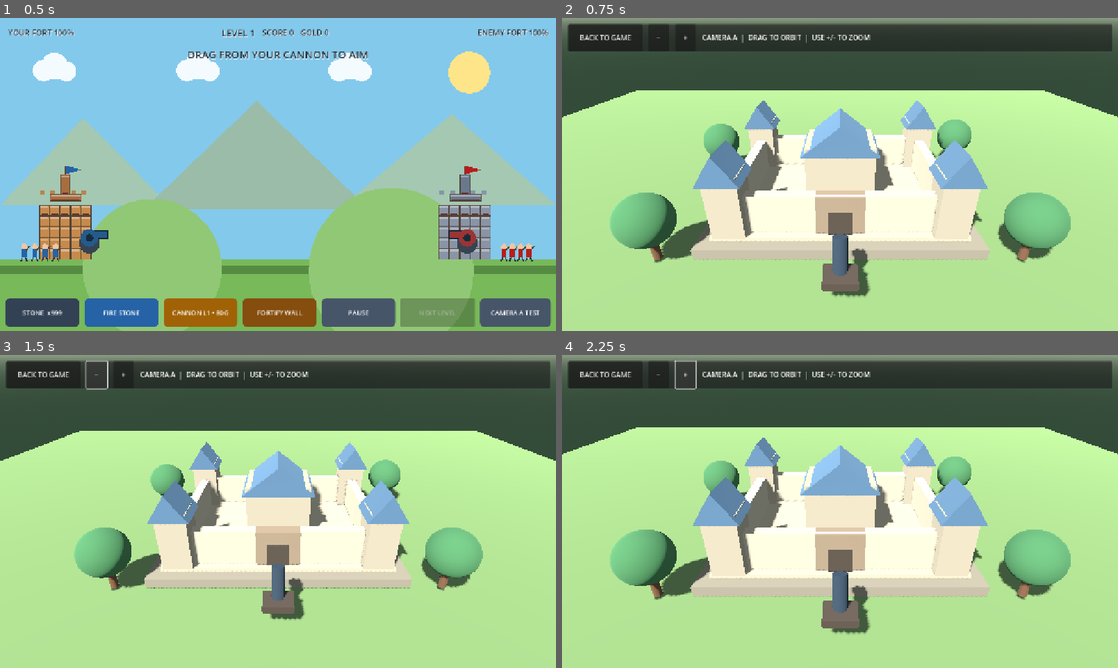
Above: before the commit, frames 1-4 (two rows, left to right).
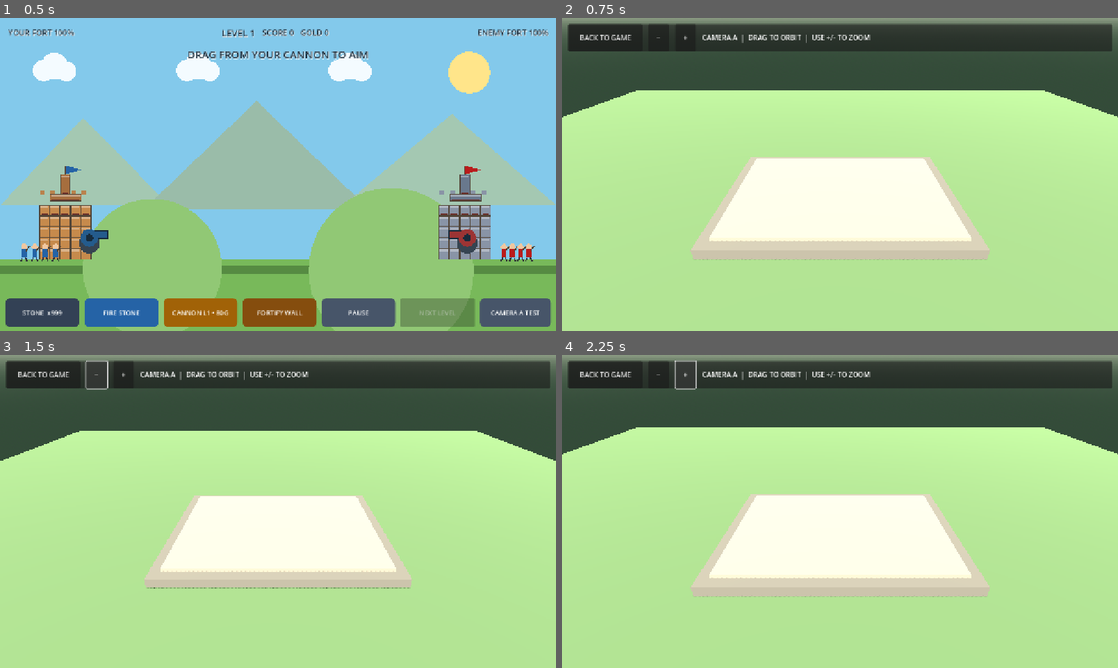
Above: after the commit, the same moments.

Repository: mahdialloui01-art/Loup-Garou-Game
Game: Godot game, scene res://scenes/main.tscn
Same seed, same stepped clock (60 frames per second), same inputs: the game is played once before the commit and once after it.
Inputs:
- Up to frame 1 (0.5 s): no input
- Up to frame 2 (0.75 s): click "CAMERA A TEST" at 0.5 s
- Up to frame 3 (1.5 s): click "−" at 1.25 s
- Up to frame 4 (2.25 s): click "+" at 2 s

Frame 1 is identical in both runs. In frame 2, 19% of the frame differs, in the area x 8-92%, y 26-90%; in frame 3, 15%; in frame 4, 19%.

Commit message:
Build camera A preview with Kenney 3D castle models and UI textures

Diff:
--- a/CastleDestroyer/scripts/camera_a_preview.gd
+++ b/CastleDestroyer/scripts/camera_a_preview.gd
@@ -60,34 +60,57 @@
 	add_child(camera)
 
 func _build_castle() -> void:
-	# Raised stone platform and a compact, readable fortress silhouette.
+	# Raised foundation remains procedural; all visible fortress art is Kenney GLB.
 	_add_box(Vector3(0.0, 0.15, 0.0), Vector3(13.0, 0.5, 10.0), Color("#8b806c"))
 	_add_box(Vector3(0.0, 0.48, 0.0), Vector3(11.8, 0.18, 8.8), Color("#b6a58a"))
-
-	var wall_color := Color("#b9aa91")
-	_add_box(Vector3(0.0, 1.45, -3.65), Vector3(10.5, 2.0, 0.55), wall_color)
-	_add_box(Vector3(0.0, 1.45, 3.65), Vector3(10.5, 2.0, 0.55), wall_color)
-	_add_box(Vector3(-5.0, 1.45, 0.0), Vector3(0.55, 2.0, 7.0), wall_color)
-	_add_box(Vector3(5.0, 1.45, 0.0), Vector3(0.55, 2.0, 7.0), wall_color)
-
-	for x in [-5.0, 5.0]:
-		for z in [-3.65, 3.65]:
-			_add_tower(Vector3(x, 0.5, z))
-
-	# Inner keep, roof and gatehouse.
-	_add_box(Vector3(0.0, 2.0, -0.2), Vector3(3.6, 3.2, 3.0), Color("#a99a82"))
-	_add_roof(Vector3(0.0, 4.0, -0.2), Vector3(4.0, 1.6, 3.4), Color("#536d83"))
-	_add_box(Vector3(0.0, 1.45, 3.7), Vector3(2.2, 2.0, 0.7), Color("#8e7961"))
-	_add_box(Vector3(0.0, 1.1, 4.08), Vector3(1.1, 1.3, 0.08), Color("#493d32"))
-
-	# Low-detail siege cannon in the foreground to establish the player's view.
-	_add_box(Vector3(0.0, 0.9, 7.0), Vector3(1.3, 0.35, 1.0), Color("#493c31"))
-	_add_cylinder(Vector3(0.0, 1.45, 6.7), 0.28, 1.8, Color("#303b45"), Vector3(-18.0, 0.0, 0.0))
-
-	# Sparse trees outside the fort give scale without hiding the walls.
-	for p in [Vector3(-8.0, 0.0, -4.0), Vector3(8.0, 0.0, -5.0), Vector3(-8.0, 0.0, 5.0), Vector3(8.0, 0.0, 5.0)]:
-		_add_cylinder(p + Vector3(0.0, 0.8, 0.0), 0.18, 1.6, Color("#6b4a32"))
-		_add_sphere(p + Vector3(0.0, 2.0, 0.0), 1.15, Color("#47764a"))
+	var wall_y := 0.57
+
+	# Modular perimeter walls with a real doorway on the siege-facing side.
+	for x in range(-4, 5):
+		_add_kenney_model("models/wall.glb", Vector3(float(x), wall_y, -3.5))
+		_add_kenney_model("models/wall.glb", Vector3(float(x), wall_y, 3.5))
+	for z in range(-2, 3):
+		_add_kenney_model("models/wall.glb", Vector3(-4.5, wall_y, float(z)), Vector3.ONE, 90.0)
+		_add_kenney_model("models/wall.glb", Vector3(4.5, wall_y, float(z)), Vector3.ONE, 90.0)
+	for x in [-4.5, 4.5]:
+		for z in [-3.5, 3.5]:
+			_add_kenney_model("models/wall-corner.glb", Vector3(x, wall_y, z))
+
+	# Four fortified towers, assembled from the Castle Kit tower and roof pieces.
+	for x in [-4.8, 4.8]:
+		for z in [-3.8, 3.8]:
+			_add_kenney_model("models/tower-square.glb", Vector3(x, wall_y, z), Vector3(1.45, 1.55, 1.45))
+			_add_kenney_model("models/tower-square-roof.glb", Vector3(x, wall_y + 1.25, z), Vector3(1.35, 0.72, 1.35))
+			_add_kenney_model("models/flag.glb", Vector3(x, wall_y + 2.8, z), Vector3(1.2, 1.2, 1.2))
+
+	_add_kenney_model("models/wall-doorway.glb", Vector3(0.0, wall_y, 3.5))
+	_add_kenney_model("models/gate.glb", Vector3(0.0, wall_y + 0.05, 3.78), Vector3(1.0, 1.0, 1.0))
+
+	# Keep and roof give the fortress a recognizable central landmark.
+	_add_kenney_model("models/tower-square.glb", Vector3(0.0, wall_y, -0.35), Vector3(2.65, 2.7, 2.65))
+	_add_kenney_model("models/tower-square-roof.glb", Vector3(0.0, wall_y + 2.55, -0.35), Vector3(2.45, 1.05, 2.45))
+
+	# Siege catapult and environmental props are also real Kenney assets.
+	_add_kenney_model("models/siege-catapult.glb", Vector3(0.0, 0.46, 7.0), Vector3(1.45, 1.45, 1.45), 180.0)
+	for p in [Vector3(-8.0, 0.0, -4.5), Vector3(8.0, 0.0, -4.5), Vector3(-8.0, 0.0, 5.0), Vector3(8.0, 0.0, 5.0)]:
+		_add_kenney_model("models/tree-large.glb", p, Vector3(2.0, 2.0, 2.0))
+	for p in [Vector3(-6.5, 0.45, 0.0), Vector3(6.5, 0.45, 1.0)]:
+		_add_kenney_model("models/rocks-large.glb", p, Vector3(1.5, 1.5, 1.5))
+
+func _add_kenney_model(relative_path: String, pos: Vector3, scale_value := Vector3.ONE, yaw_degrees := 0.0) -> void:
+	var resource_path := "res://assets/vendor/kenney-runtime/" + relative_path
+	var packed := load(resource_path) as PackedScene
+	if packed == null:
+		push_warning("Missing Kenney model: " + resource_path)
+		return
+	var instance := packed.instantiate() as Node3D
+	if instance == null:
+		push_warning("Kenney model is not a Node3D scene: " + resource_path)
+		return
+	instance.position = pos
+	instance.scale = scale_value
+	instance.rotation.y = deg_to_rad(yaw_degrees)
+	add_child(instance)
 
 func _add_tower(base: Vector3) -> void:
 	_add_box(base + Vector3(0.0, 1.55, 0.0), Vector3(1.5, 3.1, 1.5), Color("#a99a82"))
@@ -159,22 +182,49 @@
 	back.text = "BACK TO GAME"
 	back.custom_minimum_size = Vector2(170.0, 42.0)
 	back.pressed.connect(_return_to_game)
+	_apply_kenney_button(back, Color("#244e70"))
 	row.add_child(back)
 	var zoom_out := Button.new()
 	zoom_out.text = "−"
 	zoom_out.custom_minimum_size = Vector2(48.0, 42.0)
 	zoom_out.pressed.connect(func(): _zoom(1.5))
+	_apply_kenney_button(zoom_out, Color("#315c78"))
 	row.add_child(zoom_out)
 	var zoom_in := Button.new()
 	zoom_in.text = "+"
 	zoom_in.custom_minimum_size = Vector2(48.0, 42.0)
 	zoom_in.pressed.connect(func(): _zoom(-1.5))
+	_apply_kenney_button(zoom_in, Color("#315c78"))
 	row.add_child(zoom_in)
 	hint_label = Label.new()
 	hint_label.text = "CAMERA A  |  DRAG TO ORBIT  |  USE +/- TO ZOOM"
 	hint_label.size_flags_horizontal = Control.SIZE_EXPAND_FILL
 	hint_label.vertical_alignment = VERTICAL_ALIGNMENT_CENTER
 	row.add_child(hint_label)
+
+func _apply_kenney_button(button: Button, tint: Color) -> void:
+	var normal_texture := load("res://assets/vendor/kenney-runtime/ui/button_rectangle_depth_flat.png") as Texture2D
+	var hover_texture := load("res://assets/vendor/kenney-runtime/ui/button_rectangle_depth_gloss.png") as Texture2D
+	var pressed_texture := load("res://assets/vendor/kenney-runtime/ui/button_rectangle_depth_border.png") as Texture2D
+	if normal_texture == null or hover_texture == null or pressed_texture == null:
+		return
+	for entry in [
+		{"name": "normal", "texture": normal_texture, "tint": tint},
+		{"name": "hover", "texture": hover_texture, "tint": tint.lightened(0.12)},
+		{"name": "pressed", "texture": pressed_texture, "tint": tint.darkened(0.12)}
+	]:
+		var style := StyleBoxTexture.new()
+		style.texture = entry["texture"]
+		style.modulate_color = entry["tint"]
+		style.texture_margin_left = 16.0
+		style.texture_margin_right = 16.0
+		style.texture_margin_top = 12.0
+		style.texture_margin_bottom = 12.0
+		style.content_margin_left = 12.0
+		style.content_margin_right = 12.0
+		style.content_margin_top = 6.0
+		style.content_margin_bottom = 6.0
+		button.add_theme_stylebox_override(entry["name"], style)
 
 func _update_camera() -> void:
 	if not is_instance_valid(camera):
